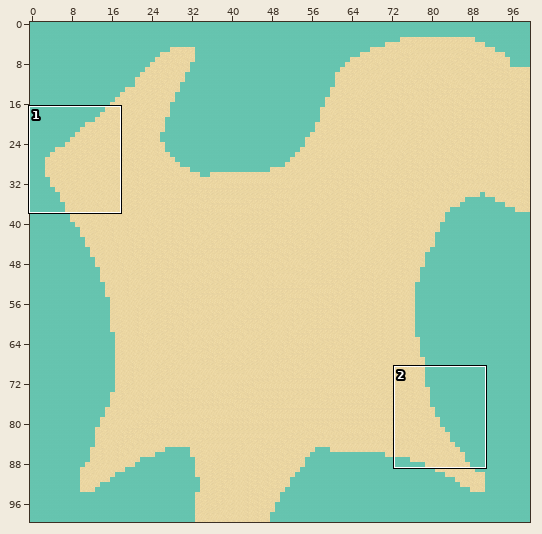
An edit to a level. Tiled map, Elvernes forbandelse/ElvenCurse.Core/Maps/02.tmx. Above: a wide view before the commit, with the close-up outlined.
Close-up. The starting point:
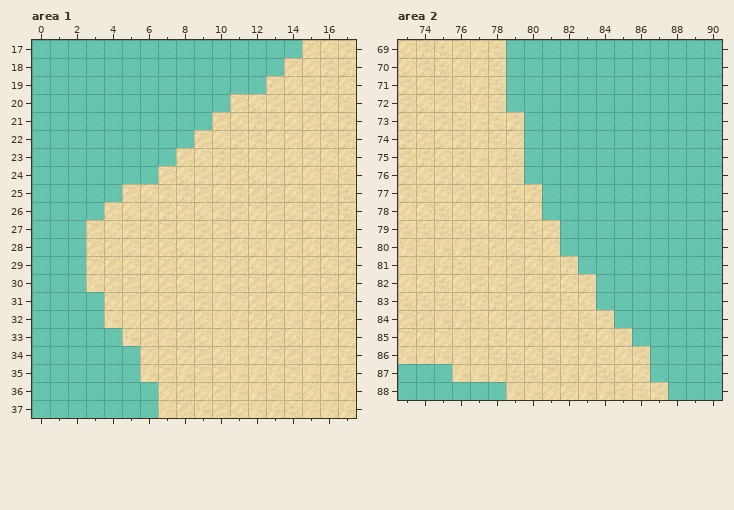
Cells are 32x32 px. Shown: area 1 x 0..17, y 17..37; area 2 x 73..90, y 69..88. The commit also changed other parts of the map, which this record leaves out.
The result:
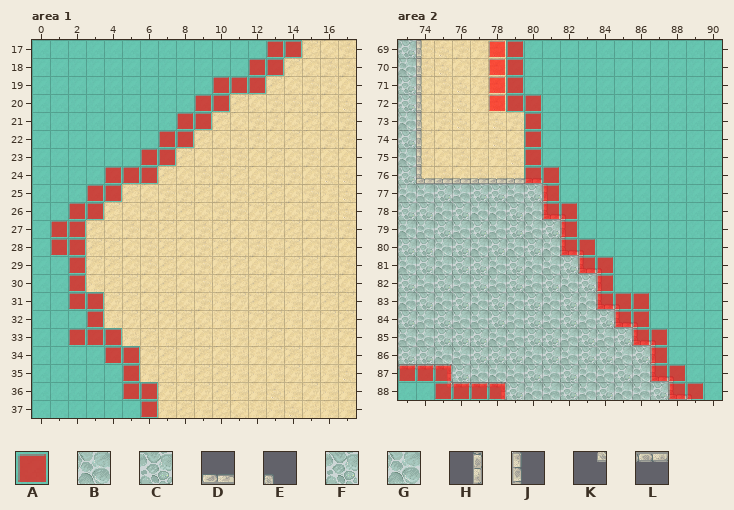
Key: from "Collision": A 0; from "ground": B 190, C 191, D 193, E 194, F 211, G 212, H 213, J 215, K 234, L 235.
_ is an empty cell.
Tiles of an added or newly shown layer are drawn over the layers below it.
See-through tiles are keyed as they look on the map.
Edits made:
Changed rows in their new state; . is an unchanged cell.
Layer "collisionLayer" (added), area 1:
first column x 1:
17 ............AA
18 ...........AA.
19 .........AAA..
20 ........AA....
21 .......AA.....
22 ......AA......
23 .....AA.......
24 ...AAA........
25 ..AA..........
26 .AA...........
27 AA............
28 AA............
29 .A............
30 .A............
31 .AA...........
32 ..A...........
33 .AAA..........
34 ...AA.........
35 ....A.........
36 ....AA........
37 .....A........
Layer "veje" (added), area 2:
first column x 73:
69 C..............
70 G..............
71 C..............
72 C..............
73 G..............
74 C..............
75 G..............
76 C..............
77 GBCBCCBC.......
78 CFGFGGFG.......
79 GBCBCBCBC......
80 CFGFGFGFG......
81 GFGFFGFGBC.....
82 CBCBCBCBFGC....
83 GFGFGFGFGFG....
84 CBCBBCBCBCBC...
85 BBCFFGBCFBCBC..
86 FFGBCCFGFBCFBC.
87 ...FGGBCBFGBCG.
88 ......FGBCBFGBC
Layer "kanter1" (added), area 2:
first column x 73:
69 .J..............
70 .J..............
71 .J..............
72 .J..............
73 .J..............
74 .J..............
75 .J..............
76 .J..............
77 ........J.......
78 ........J.......
79 .........J......
80 .........J......
81 ..........J.....
82 ...........J....
83 ...........J....
84 ............J...
85 .............J..
86 ..............J.
87 LLL...........J.
88 ..KLLL.........J
Layer "kanter2" (added), area 2:
first column x 74:
76 DDDDDDD.........
78 .......DE.......
80 ........DE......
81 .........DE.....
83 ..........DE....
84 ...........DE...
85 ............DE..
87 .H...........DE.
88 ....H.........DE
Layer "collisionLayer" (added), area 2:
first column x 73:
69 .....AA..........
70 .....AA..........
71 .....AA..........
72 .....AAA.........
73 .......A.........
74 .......A.........
75 .......A.........
76 .......AA........
77 ........A........
78 ........AA.......
79 .........A.......
80 .........AA......
81 ..........AA.....
82 ...........A.....
83 ...........AAA...
84 ............AA...
85 .............AA..
86 ..............A..
87 AAA...........AA.
88 ..AAAA.........AA
